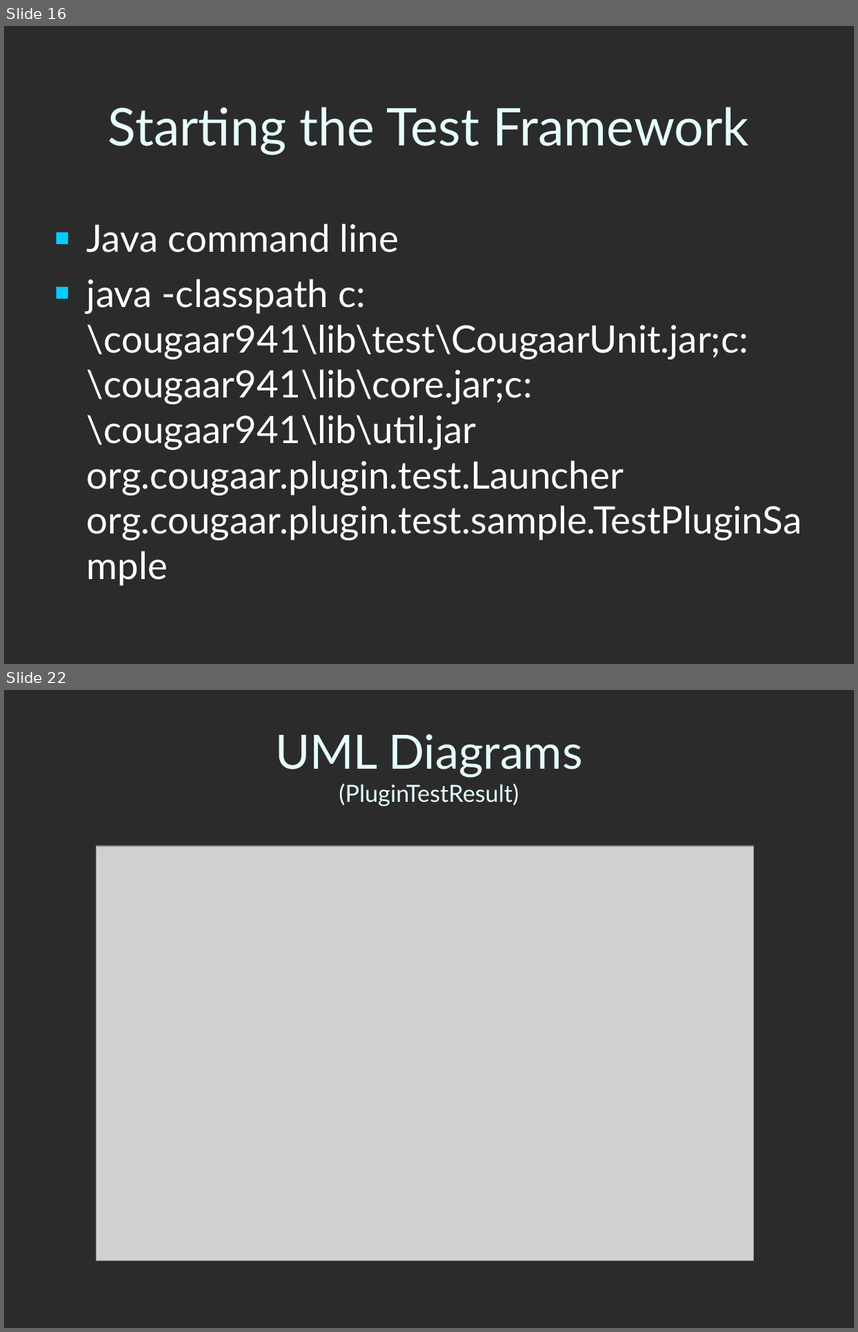
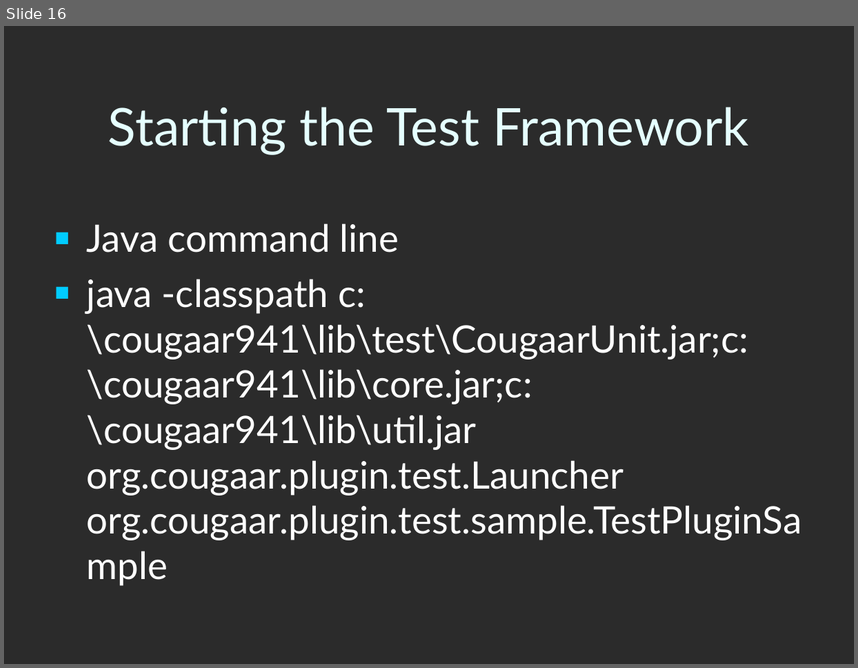
Before and after one commit to codeaudit/cougaar-cougaarunit, a slide deck: CougaarUnit/Cougaar Test Framework.ppt. Shown one above the other, each under a label of ours: slides 16 and 22 before the commit, slide 16 after it; the slides between them are not shown. The pictures are 858x1332 and 858x668 pixels, drawn with LibreOffice and Linux fonts; fonts in the diff are those of the drawing; grey boxes stand for pictures; background and template pictures are left out; a plain dark background stands for a picture behind light text. Boxes give left, top, right and bottom in pixels: in the first picture for what was removed or moved away, otherwise in the second. Text is boxed around its words. In the diff, an @@ line names an element or a change of style, - is before the commit and + after.

```diff
--- a/CougaarUnit/Cougaar Test Framework.ppt
+++ b/CougaarUnit/Cougaar Test Framework.ppt
@@ slide 22 removed at box(4, 690, 854, 1328), background picture (left out) @@
@@ title removed at box(275, 734, 582, 807) @@
-UML Diagrams
-(PluginTestResult)
@@ picture removed at box(96, 845, 753, 1261) @@
```
Also in this commit, not shown: 6 slides changed, 1 slide added, 1 other file.
